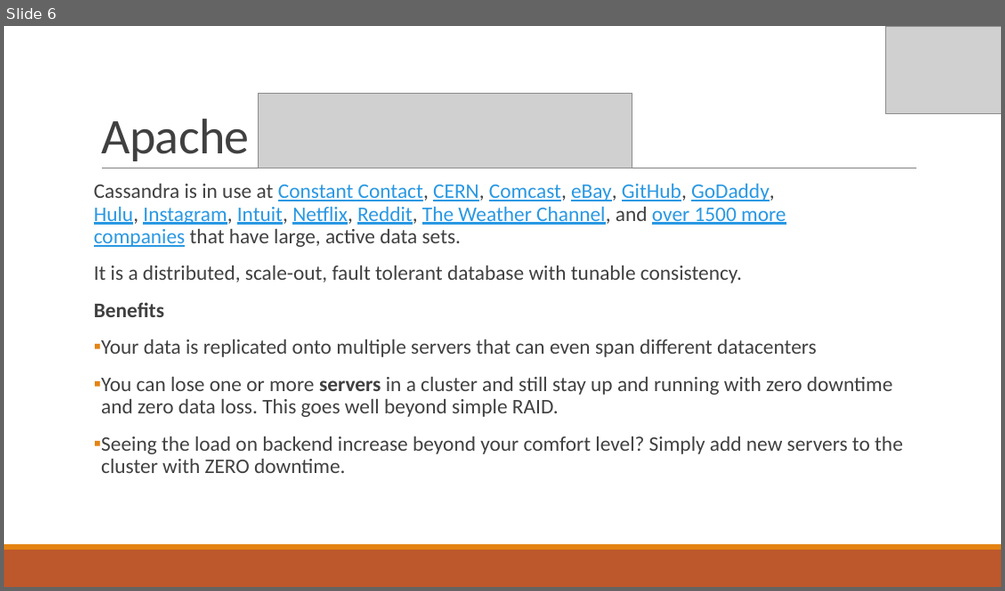
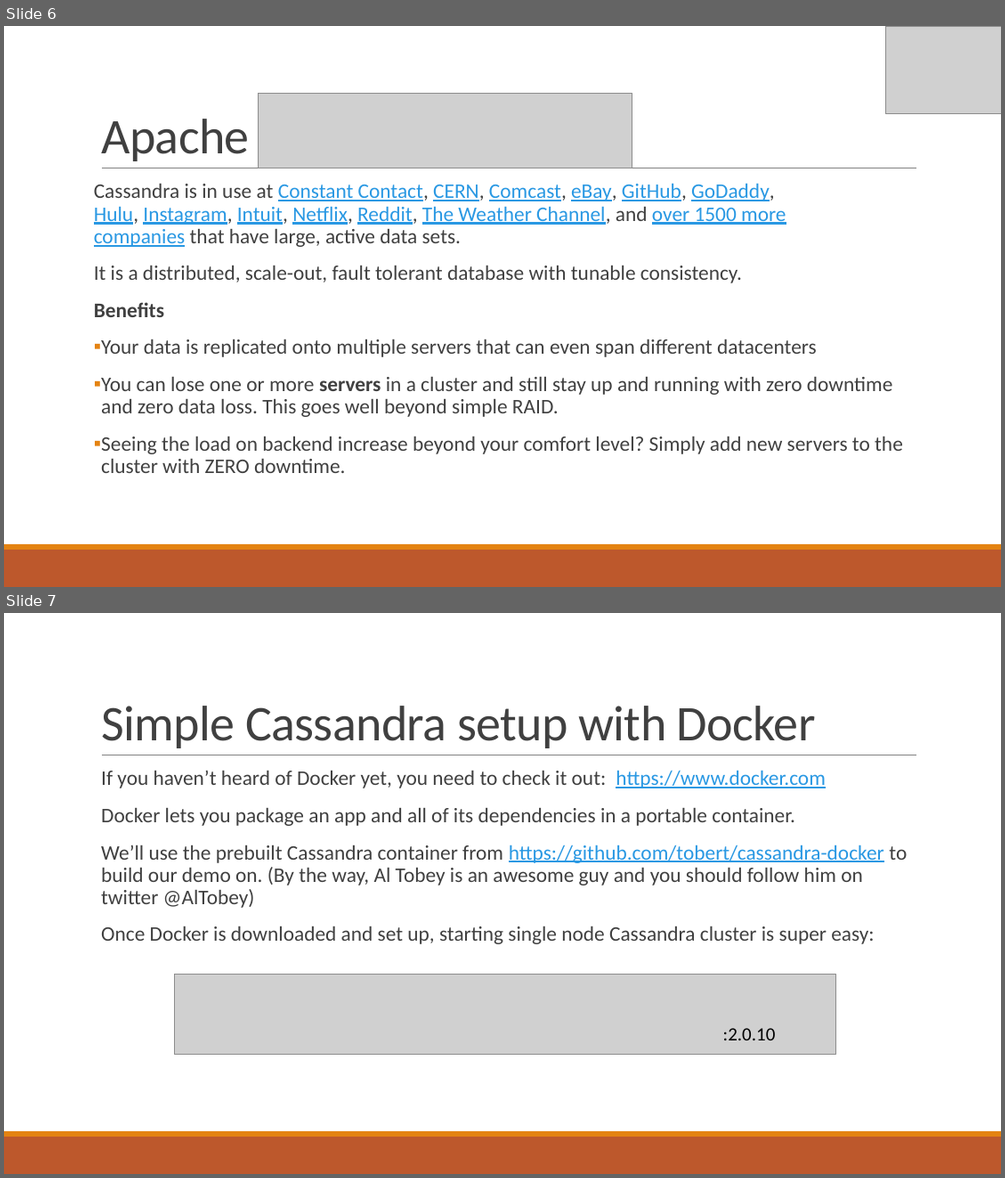
Before and after one commit to IslandzVW/opensim-cql-inventory, a slide deck: presentation/Scaling OpenSimulator Inventory using NoSQL.pptx. Shown one above the other, each under a label of ours: slide 6 before the commit, slides 6 and 7 after it. The pictures are 1005x591 and 1005x1178 pixels, drawn with LibreOffice and Linux fonts; fonts in the diff are those of the drawing; grey boxes stand for pictures. Boxes give left, top, right and bottom in pixels: in the first picture for what was removed or moved away, otherwise in the second. Text is boxed around its words. In the diff, an @@ line names an element or a change of style, - is before the commit and + after.

Commit message:
Add docker slide.

```diff
--- a/presentation/Scaling OpenSimulator Inventory using NoSQL.pptx
+++ b/presentation/Scaling OpenSimulator Inventory using NoSQL.pptx
@@ slide 7 added at (4, 613, 1001, 1174), background #FFFFFF; not listed: 3 template elements that a slide beside it also shows @@
@@ title added at (101, 706, 816, 748), 48 pt, text #404040 @@
+Simple Cassandra setup with Docker
@@ text added at (101, 770, 906, 944), 20 pt, text #404040 @@
+  If you haven’t heard of Docker yet, you need to check it out: https://www.docker.com
+  Docker lets you package an app and all of its dependencies in a portable container.
+  We’ll use the prebuilt Cassandra container from https://github.com/tobert/cassandra-docker to build our demo on. (By the way, Al Tobey is an awesome guy and you should follow him on twitter @AlTobey)
+  Once Docker is downloaded and set up, starting single node Cassandra cluster is super easy:
@@ picture added at (175, 973, 836, 1054) @@
@@ text added at (723, 1028, 776, 1040), 18 pt, text #000000 @@
+:2.0.10
```
Also in this commit, not shown: 1 slide changed.
